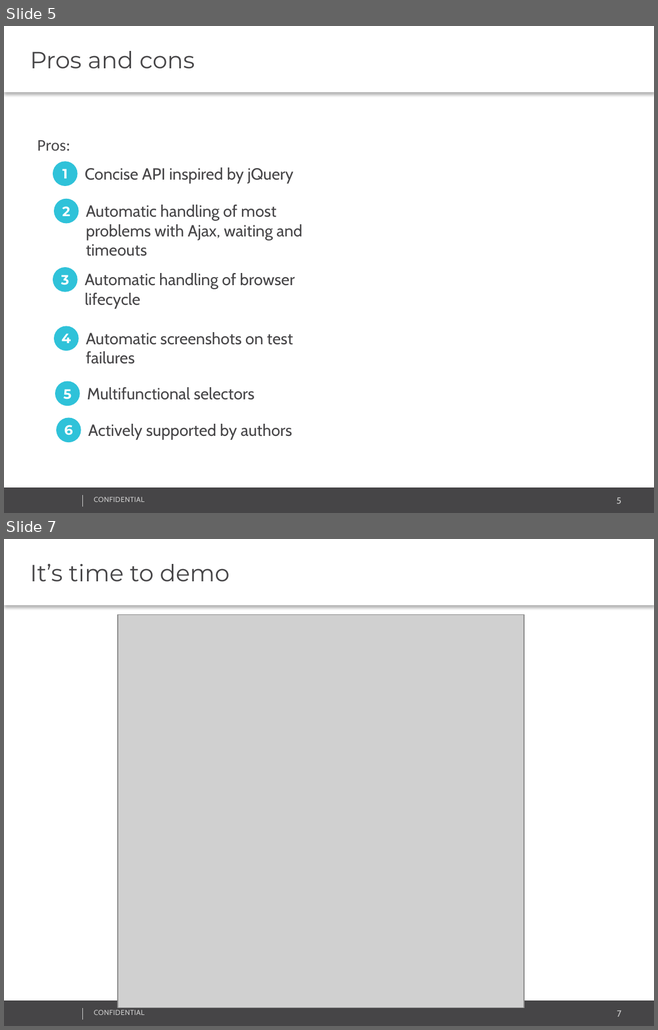
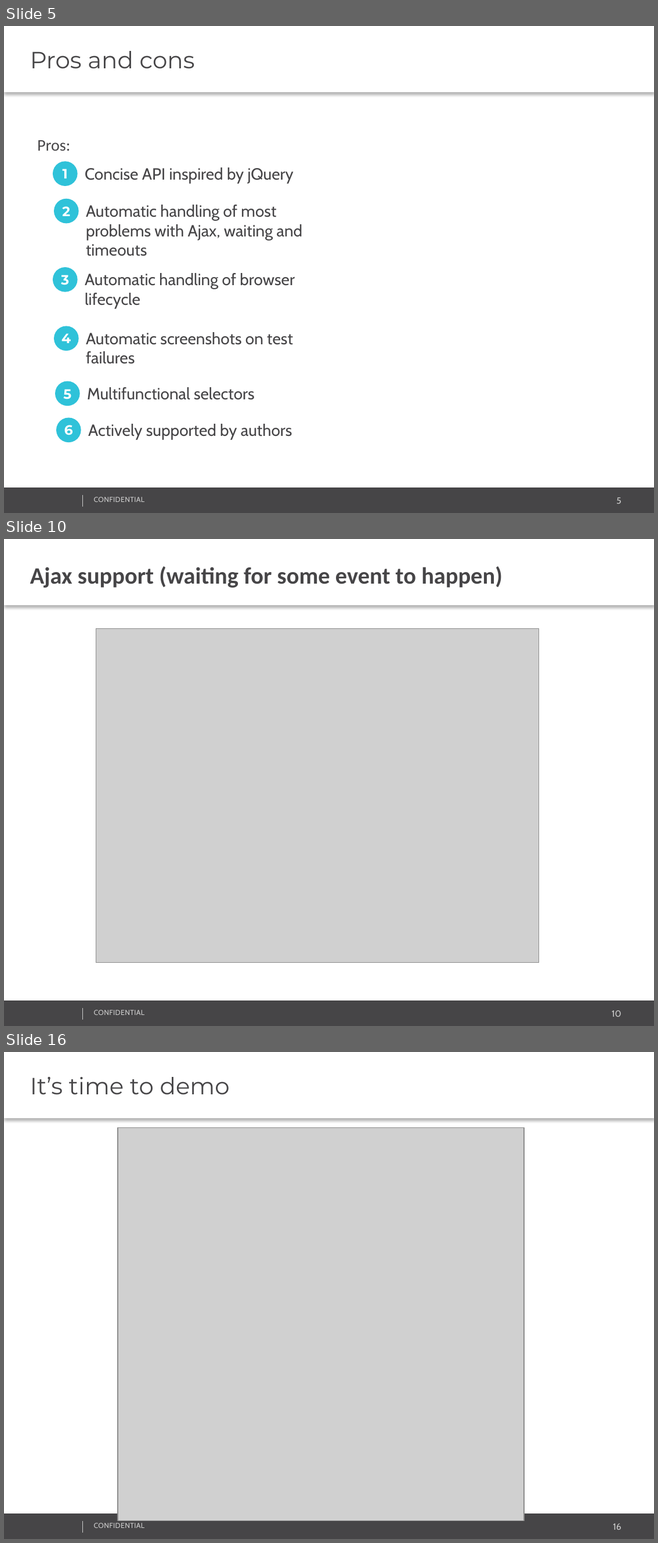
Before and after one commit to RamanPatsiayuk/Selenide, a slide deck: Selenide.pptx. Shown one above the other, each under a label of ours: slides 5 and 7 before the commit, slides 5, 10 and 16 after it; the slides between them are not shown. The pictures are 658x1030 and 658x1543 pixels, drawn with LibreOffice and Linux fonts; fonts in the diff are those of the drawing; grey boxes stand for pictures; background and template pictures are left out. Boxes give left, top, right and bottom in pixels: in the first picture for what was removed or moved away, otherwise in the second. Text is boxed around its words. In the diff, an @@ line names an element or a change of style, - is before the commit and + after.

```diff
--- a/Selenide.pptx
+++ b/Selenide.pptx
@@ slide 10 added at box(4, 539, 654, 1026), background #FFFFFF; not listed: 4 template elements that a slide beside it also shows @@
@@ text added at box(4, 539, 654, 605), fill #FFFFFF, 26 pt, text #464547, bold @@
+Ajax support (waiting for some event to happen)
@@ picture added at box(96, 629, 539, 962) @@
@@ what was slide 7 is now slide 16 @@
@@ page number at box(612, 1524, 621, 1530): text changed @@
-7
+16
```
Also in this commit, not shown: 9 other slides added, 1 slide removed.
